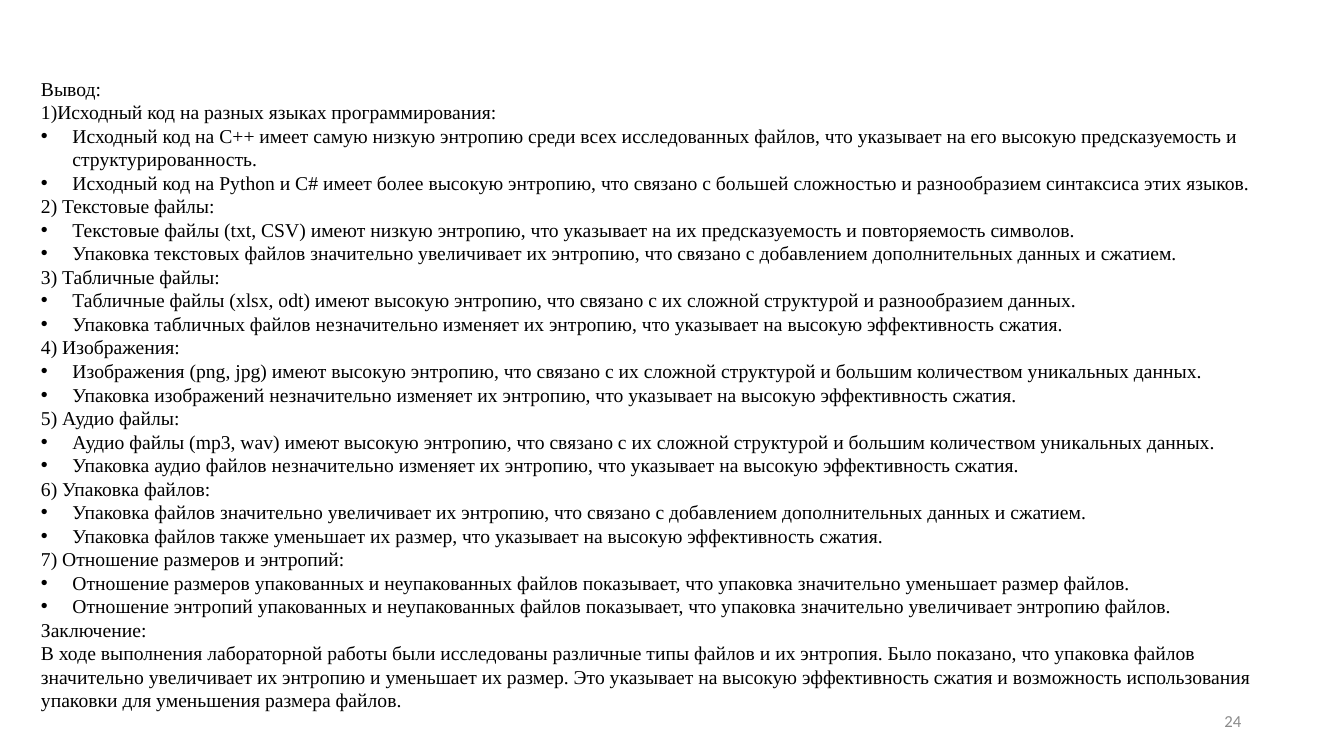
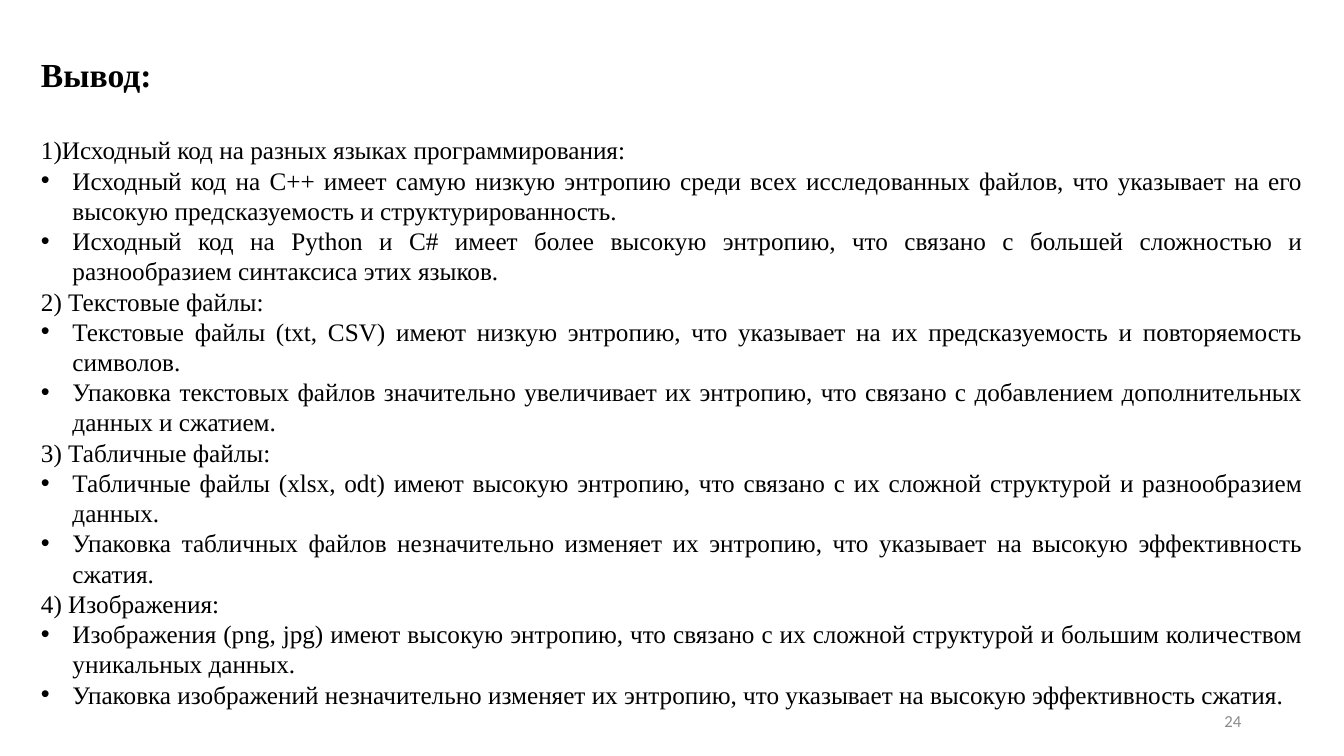
Before and after one commit to RomanKostin/Reverse_Engineering_Blinskii_Kostin_TKI-341, a slide deck: slide 24 of lab1/Лр1_Энтропия.pptx. Drawn at 1344x756 pixels with LibreOffice and Linux fonts; fonts in the diff are those of the drawing; background and template pictures are left out. Boxes give left, top, right and bottom in pixels: in the first picture for what was removed or moved away, otherwise in the second. Text is boxed around its words. In the diff, an @@ line names an element or a change of style, - is before the commit and + after.

```diff
--- a/lab1/Лр1_Энтропия.pptx
+++ b/lab1/Лр1_Энтропия.pptx
@@ text "Вывод:": place and size @@
-text "Вывод:" at [41,83,1250,712]
+text "Вывод:" at [41,65,1302,710]
@@ text "Вывод:" at [41,65,1302,710]: size 14 to 24 pt, bold on in "Вывод:"; size 14 to 18 pt; alignment left to justified @@
@@ text at [41,411,1250,712]: paragraphs removed @@
-5) Аудио файлы:
-• Аудио файлы (mp3, wav) имеют высокую энтропию, что связано с их сложной структурой и большим количеством уникальных данных.
-• Упаковка аудио файлов незначительно изменяет их энтропию, что указывает на высокую эффективность сжатия.
-6) Упаковка файлов:
-• Упаковка файлов значительно увеличивает их энтропию, что связано с добавлением дополнительных данных и сжатием.
-• Упаковка файлов также уменьшает их размер, что указывает на высокую эффективность сжатия.
-7) Отношение размеров и энтропий:
-• Отношение размеров упакованных и неупакованных файлов показывает, что упаковка значительно уменьшает размер файлов.
-• Отношение энтропий упакованных и неупакованных файлов показывает, что упаковка значительно увеличивает энтропию файлов.
-Заключение:
-В ходе выполнения лабораторной работы были исследованы различные типы файлов и их энтропия. Было показано, что упаковка файлов значительно увеличивает их энтропию и уменьшает их размер. Это указывает на высокую эффективность сжатия и возможность использования упаковки для уменьшения размера файлов.
```
Also in this commit, not shown: 12 other slides changed, 1 slide added.
